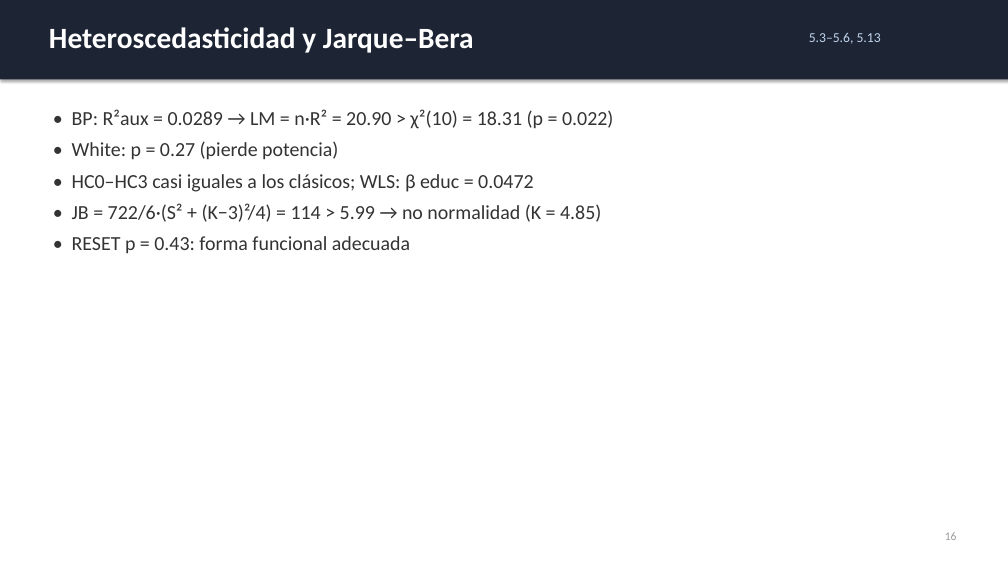
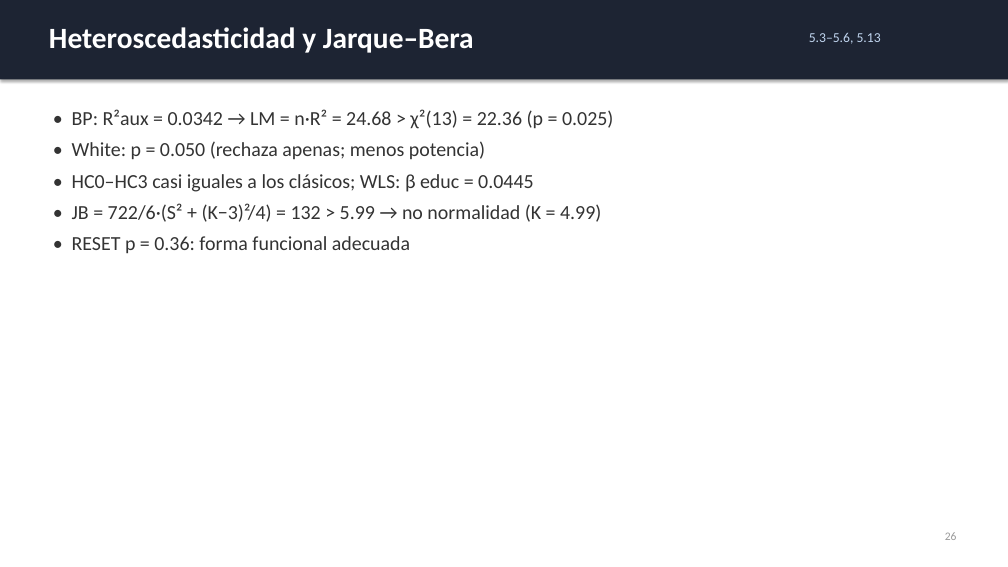
Before and after one commit to ximeelaraa/mincer-multicolinealidad, a slide deck: slide 26 of Presentacion_Multicolinealidad_Mincer.pptx (slide 16 before the commit). Drawn at 1008x567 pixels with LibreOffice and Linux fonts; fonts in the diff are those of the drawing. Boxes give left, top, right and bottom in pixels: in the first picture for what was removed or moved away, otherwise in the second. Text is boxed around its words. In the diff, an @@ line names an element or a change of style, - is before the commit and + after.

```diff
--- a/Presentacion_Multicolinealidad_Mincer.pptx
+++ b/Presentacion_Multicolinealidad_Mincer.pptx
@@ text at (72, 109, 613, 254): text changed @@
-• BP: R²aux = 0.0289 → LM = n·R² = 20.90 > χ²(10) = 18.31 (p = 0.022)
-• White: p = 0.27 (pierde potencia)
-• HC0–HC3 casi iguales a los clásicos; WLS: β educ = 0.0472
-• JB = 722/6·(S² + (K−3)²/4) = 114 > 5.99 → no normalidad (K = 4.85)
-• RESET p = 0.43: forma funcional adecuada
+• BP: R²aux = 0.0342 → LM = n·R² = 24.68 > χ²(13) = 22.36 (p = 0.025)
+• White: p = 0.050 (rechaza apenas; menos potencia)
+• HC0–HC3 casi iguales a los clásicos; WLS: β educ = 0.0445
+• JB = 722/6·(S² + (K−3)²/4) = 132 > 5.99 → no normalidad (K = 4.99)
+• RESET p = 0.36: forma funcional adecuada
```
Also in this commit, not shown: 18 other slides changed, 11 slides added, 1 slide removed, 20 other files.
